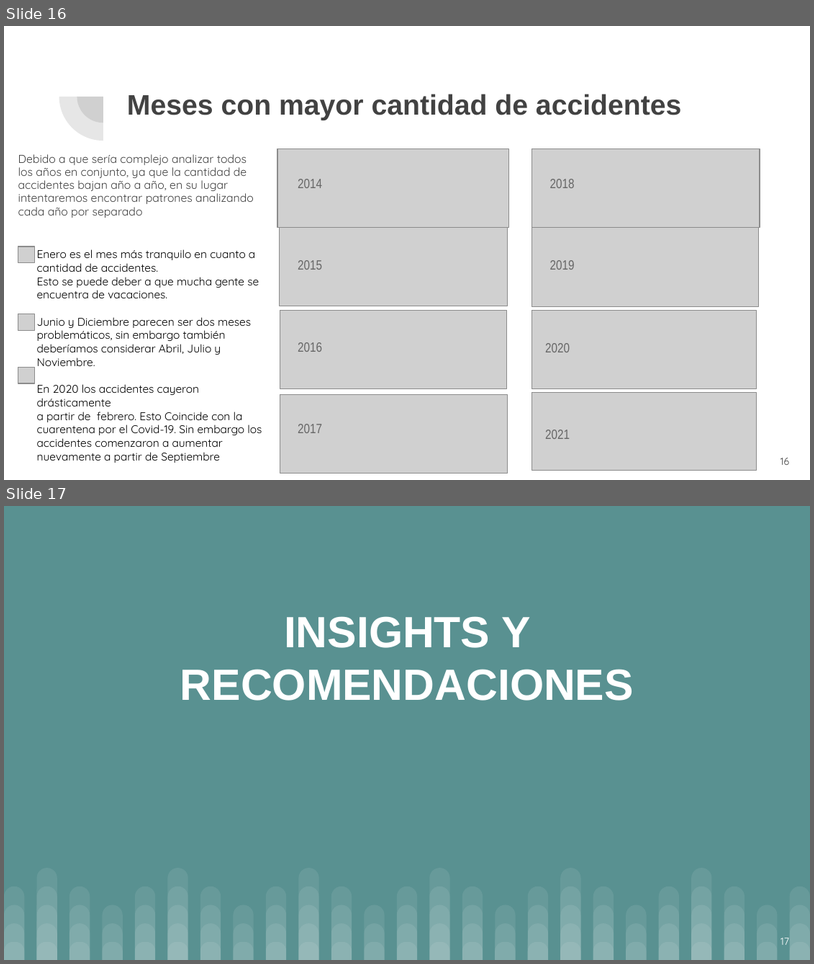
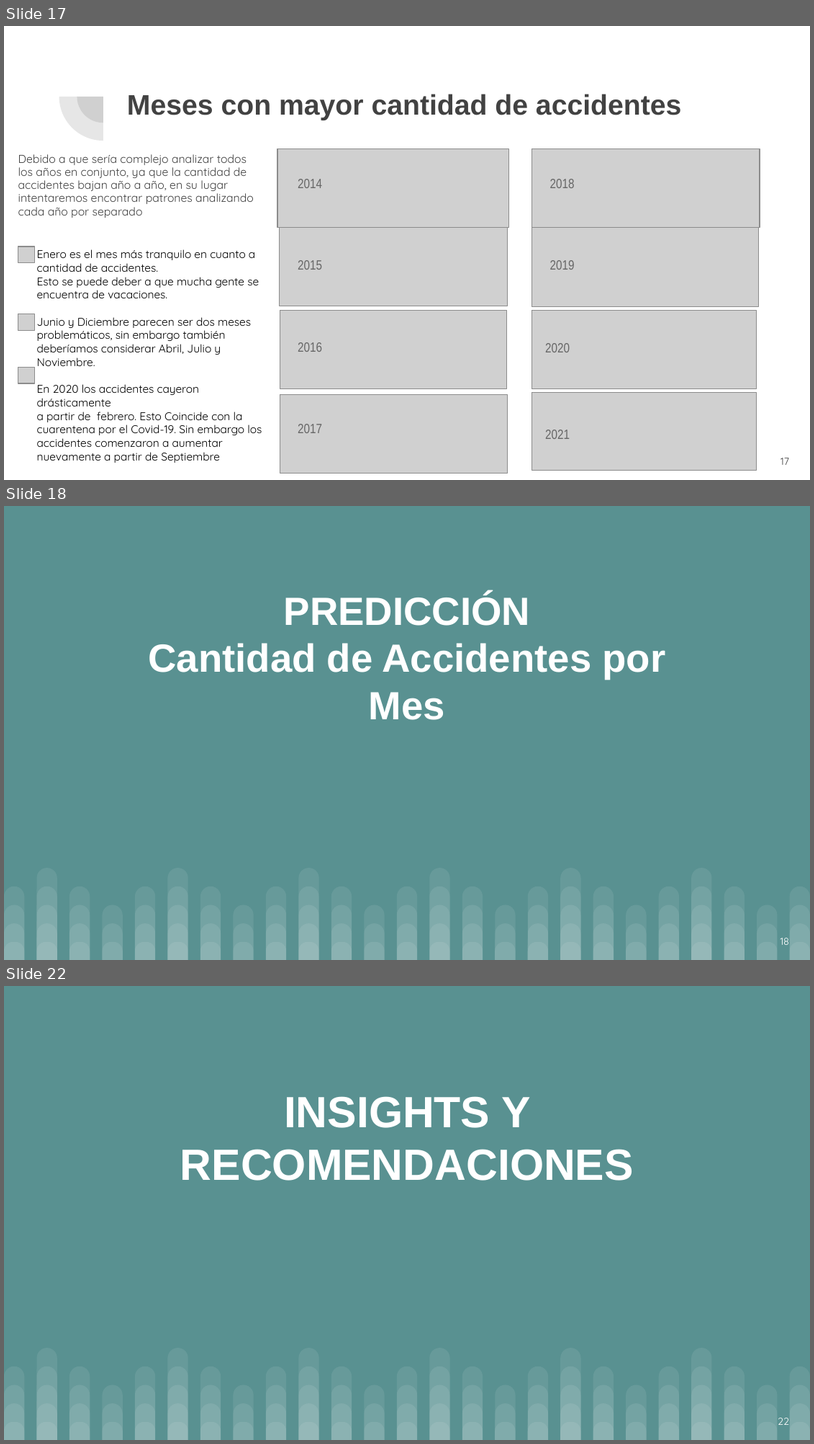
Before and after one commit to pbravi/datascience, a slide deck: ProyectoFinal/Intervenciones de Seguridad Vial.pptx. Shown one above the other, each under a label of ours: slides 16 and 17 before the commit, slides 17, 18 and 22 after it; the slides between them are not shown. The pictures are 814x964 and 814x1444 pixels, drawn with LibreOffice and Linux fonts; fonts in the diff are those of the drawing; grey boxes stand for pictures. Boxes give left, top, right and bottom in pixels: in the first picture for what was removed or moved away, otherwise in the second. Text is boxed around its words. In the diff, an @@ line names an element or a change of style, - is before the commit and + after.

```diff
--- a/ProyectoFinal/Intervenciones de Seguridad Vial.pptx
+++ b/ProyectoFinal/Intervenciones de Seguridad Vial.pptx
@@ slide 18 added at (4, 506, 810, 960), background #599191; not listed: 100 template elements that a slide beside it also shows @@
@@ title added at (149, 594, 666, 720), 35.1 pt, text #FFFFFF, bold @@
+PREDICCIÓN
+Cantidad de Accidentes por Mes
@@ page number added at (781, 937, 790, 944), 9 pt, text #FFFFFF @@
+18
@@ what was slide 16 is now slide 17 @@
@@ page number at (781, 457, 790, 464): text changed @@
-16
+17
@@ what was slide 17 is now slide 22 @@
@@ page number at (778, 1417, 790, 1424): text changed @@
-17
+22
```
Also in this commit, not shown: 2 slides changed, 4 other slides added.
